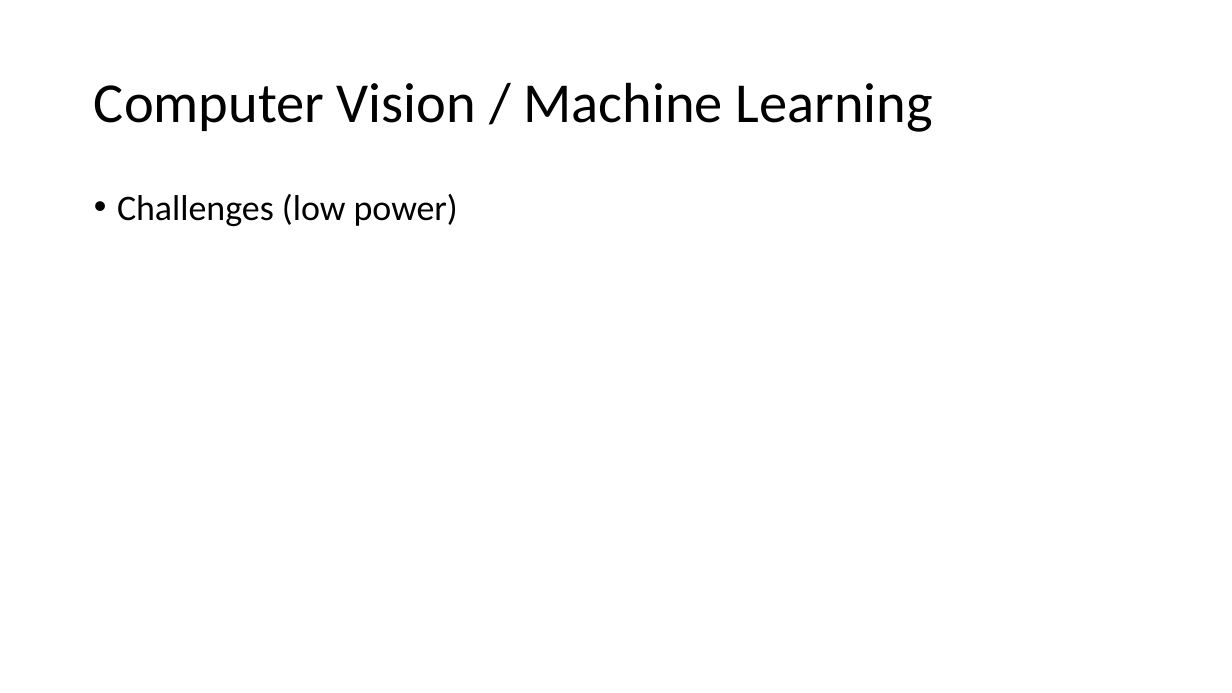
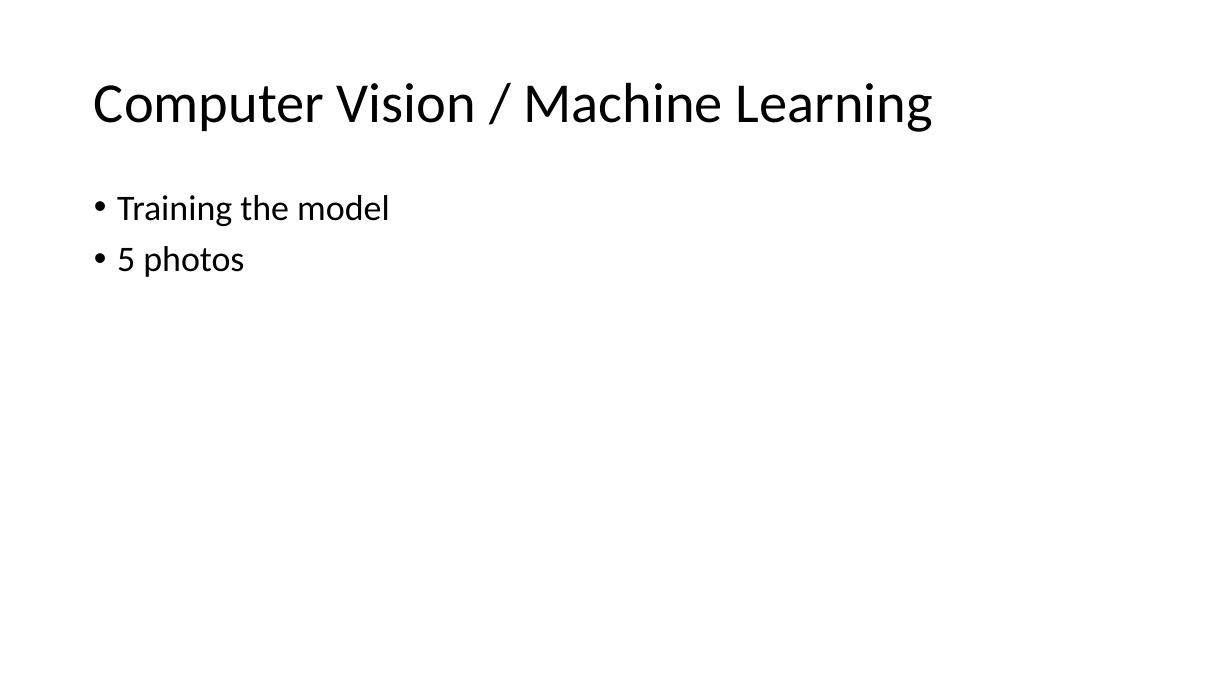
Before and after one commit to dsikar/pi-face-recognition, a slide deck: slide 18 of workshop/FaceRecognitionInTheWild-Presentation.pptx (slide 16 before the commit). Drawn at 1232x693 pixels with LibreOffice and Linux fonts; fonts in the diff are those of the drawing. Boxes give left, top, right and bottom in pixels: in the first picture for what was removed or moved away, otherwise in the second. Text is boxed around its words. In the diff, an @@ line names an element or a change of style, - is before the commit and + after.

```diff
--- a/workshop/FaceRecognitionInTheWild-Presentation.pptx
+++ b/workshop/FaceRecognitionInTheWild-Presentation.pptx
@@ text at (117,195,390,277): text changed @@
-• Challenges (low power)
+• Training the model
+• 5 photos
```
Also in this commit, not shown: 2 other slides changed, 2 slides added.
